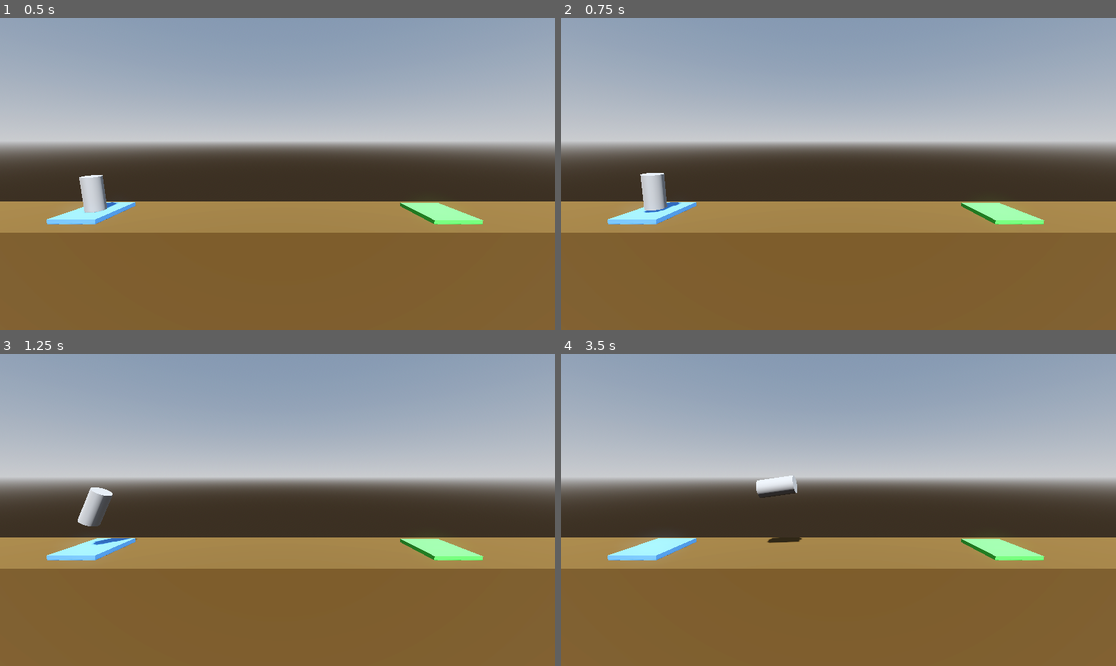
Above: before the commit, frames 1-4 (two rows, left to right).
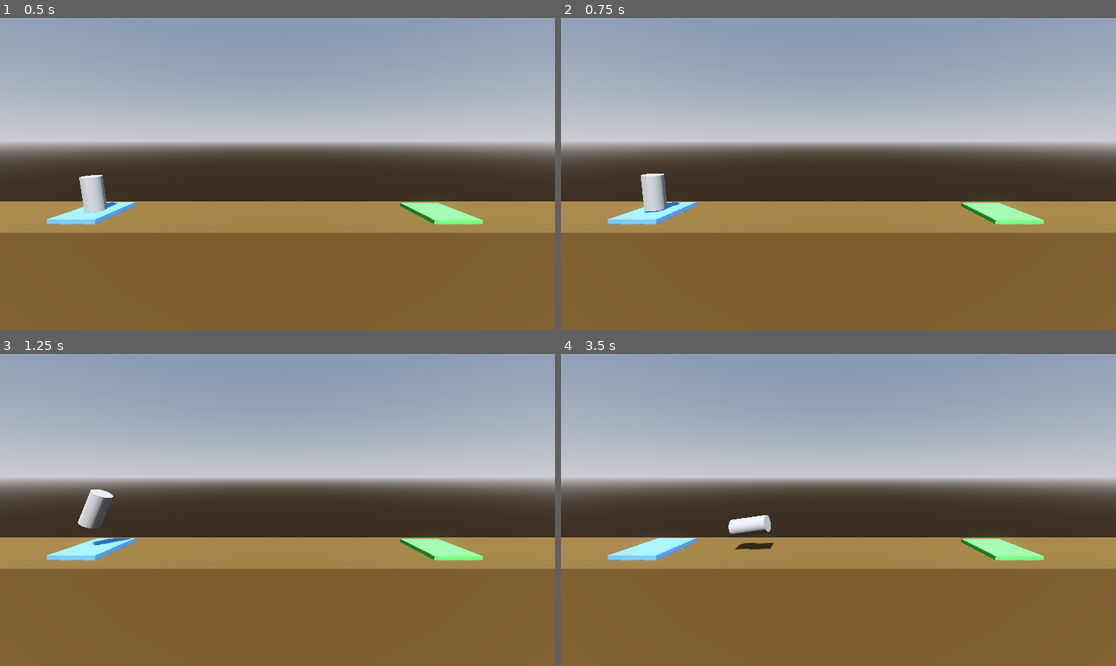
Above: after the commit, the same moments.

Repository: MalcolmD/Project-Boost_Godot
Game: Godot game, scene res://level_1.tscn
Same seed, same stepped clock (60 frames per second), same inputs: the game is played once before the commit and once after it.
Inputs:
- Up to frame 1 (0.5 s): no input
- Up to frame 2 (0.75 s): tap Enter (ui_accept) at 0.5 s; hold Right (ui_right) from 0.53 s (still down); hold Space (boost, bound only after the commit) from 0.53 s (still down)
- Up to frame 3 (1.25 s): keep holding Right (ui_right); keep holding Space (boost, bound only after the commit); tap Enter (ui_accept) at 0.77, 0.8, 1.07 s
- Up to frame 4 (3.5 s): release Right (ui_right) at 1.28 s; release Space (boost, bound only after the commit) at 1.28 s; hold Left (ui_left) 1.28-2.03 s; tap Enter (ui_accept) at 1.35, 1.52, 1.82, 2.3, 3.02, 3.32 s; tap Space (boost, bound only after the commit) at 1.55, 2.85 s; hold Space (boost, bound only after the commit) 2.03-2.78 s; hold Right (ui_right) from 2.03 s (still down)

Frame 1 is identical in both runs. In frame 2, less than 0.1% of the frame differs, in the area x 14-21%, y 49-63%; in frame 3, 0.2%; in frame 4, 1.0%, in the area x 30-44%, y 38-63%.

Commit message:
Define custom input actions and map the control keys to them. - Added input actions ["boost", "rotateLeft", "rotateRight"] and mapped directional and "wasd" keys.

Diff:
--- a/player.gd
+++ b/player.gd
@@ -2,10 +2,10 @@
 
 # Called every frame. 'delta' is the elapsed time since the previous   frame.
 func _process(delta: float) -> void:
-	if Input.is_action_pressed("ui_accept"):
+	if Input.is_action_pressed("boost"):
 		apply_central_force(basis.y * delta * 1000.0)
 		# print("spacebar was pressed")
-	if Input.is_action_pressed("ui_left"):
+	if Input.is_action_pressed("rotateLeft"):
 		apply_torque(Vector3(0.0, 0.0, -100.0 * delta))
-	if Input.is_action_pressed("ui_right"):
+	if Input.is_action_pressed("rotateRight"):
 		apply_torque(Vector3(0.0, 0.0, 100.0 * delta))
--- a/project.godot
+++ b/project.godot
@@ -14,3 +14,24 @@
 run/main_scene="uid://7gjeruospfl1"
 config/features=PackedStringArray("4.5", "Forward Plus")
 config/icon="res://icon.svg"
+
+[input]
+
+boost={
+"deadzone": 0.5,
+"events": [Object(InputEventKey,"resource_local_to_scene":false,"resource_name":"","device":-1,"window_id":0,"alt_pressed":false,"shift_pressed":false,"ctrl_pressed":false,"meta_pressed":false,"pressed":false,"keycode":0,"physical_keycode":32,"key_label":0,"unicode":32,"location":0,"echo":false,"script":null)
+, Object(InputEventKey,"resource_local_to_scene":false,"resource_name":"","device":-1,"window_id":0,"alt_pressed":false,"shift_pressed":false,"ctrl_pressed":false,"meta_pressed":false,"pressed":false,"keycode":0,"physical_keycode":87,"key_label":0,"unicode":119,"location":0,"echo":false,"script":null)
+]
+}
+rotateRight={
+"deadzone": 0.5,
+"events": [Object(InputEventKey,"resource_local_to_scene":false,"resource_name":"","device":-1,"window_id":0,"alt_pressed":false,"shift_pressed":false,"ctrl_pressed":false,"meta_pressed":false,"pressed":false,"keycode":0,"physical_keycode":4194321,"key_label":0,"unicode":0,"location":0,"echo":false,"script":null)
+, Object(InputEventKey,"resource_local_to_scene":false,"resource_name":"","device":-1,"window_id":0,"alt_pressed":false,"shift_pressed":false,"ctrl_pressed":false,"meta_pressed":false,"pressed":false,"keycode":0,"physical_keycode":68,"key_label":0,"unicode":100,"location":0,"echo":false,"script":null)
+]
+}
+rotateLeft={
+"deadzone": 0.5,
+"events": [Object(InputEventKey,"resource_local_to_scene":false,"resource_name":"","device":-1,"window_id":0,"alt_pressed":false,"shift_pressed":false,"ctrl_pressed":false,"meta_pressed":false,"pressed":false,"keycode":0,"physical_keycode":4194319,"key_label":0,"unicode":0,"location":0,"echo":false,"script":null)
+, Object(InputEventKey,"resource_local_to_scene":false,"resource_name":"","device":-1,"window_id":0,"alt_pressed":false,"shift_pressed":false,"ctrl_pressed":false,"meta_pressed":false,"pressed":false,"keycode":0,"physical_keycode":65,"key_label":0,"unicode":97,"location":0,"echo":false,"script":null)
+]
+}
